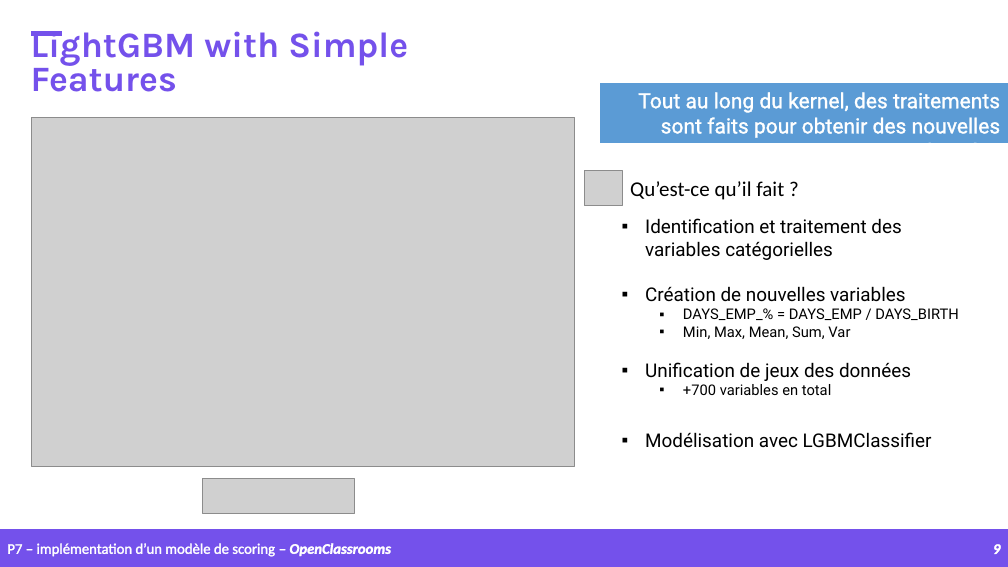
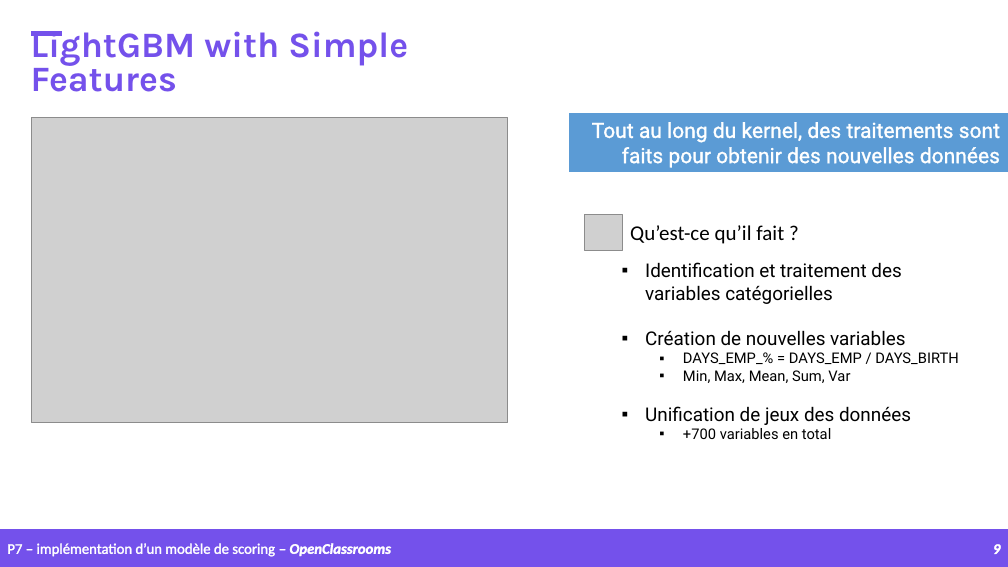
Before and after one commit to samirhinojosa/OC-P7-IMPLEMENT-A-SCORING-MODEL, a slide deck: slide 9 of supports/P7_presentation_final_v2.pptx. Drawn at 1008x567 pixels with LibreOffice and Linux fonts; fonts in the diff are those of the drawing; grey boxes stand for pictures; background and template pictures are left out. Boxes give left, top, right and bottom in pixels: in the first picture for what was removed or moved away, otherwise in the second. Text is boxed around its words. In the diff, an @@ line names an element or a change of style, - is before the commit and + after.

```diff
--- a/supports/P7_presentation_final_v2.pptx
+++ b/supports/P7_presentation_final_v2.pptx
@@ picture: place and size @@
-picture at (31,117,575,466)
+picture at (31,117,507,423)
@@ rectangle "Tout au long du kernel, ...": place and size @@
-rectangle "Tout au long du kernel, ..." at (600,84,1008,142)
+rectangle "Tout au long du kernel, ..." at (570,113,1008,172)
@@ picture: place and size @@
-picture at (585,171,622,206)
+picture at (585,215,622,250)
@@ text "Qu’est-ce qu’il fait ?": place and size @@
-text "Qu’est-ce qu’il fait ?" at (630,181,784,200)
+text "Qu’est-ce qu’il fait ?" at (630,225,784,244)
@@ text "Identification et traitement des variables ...": place and size @@
-text "Identification et traitement des variables ..." at (645,218,959,448)
+text "Identification et traitement des variables ..." at (645,262,959,439)
@@ text at (645,432,932,448): paragraph removed @@
-▪ Modélisation avec LGBMClassifier
@@ picture removed at (202,479,354,513) @@
```
Also in this commit, not shown: 2 other slides changed, 9 slides added, 2 other files.
